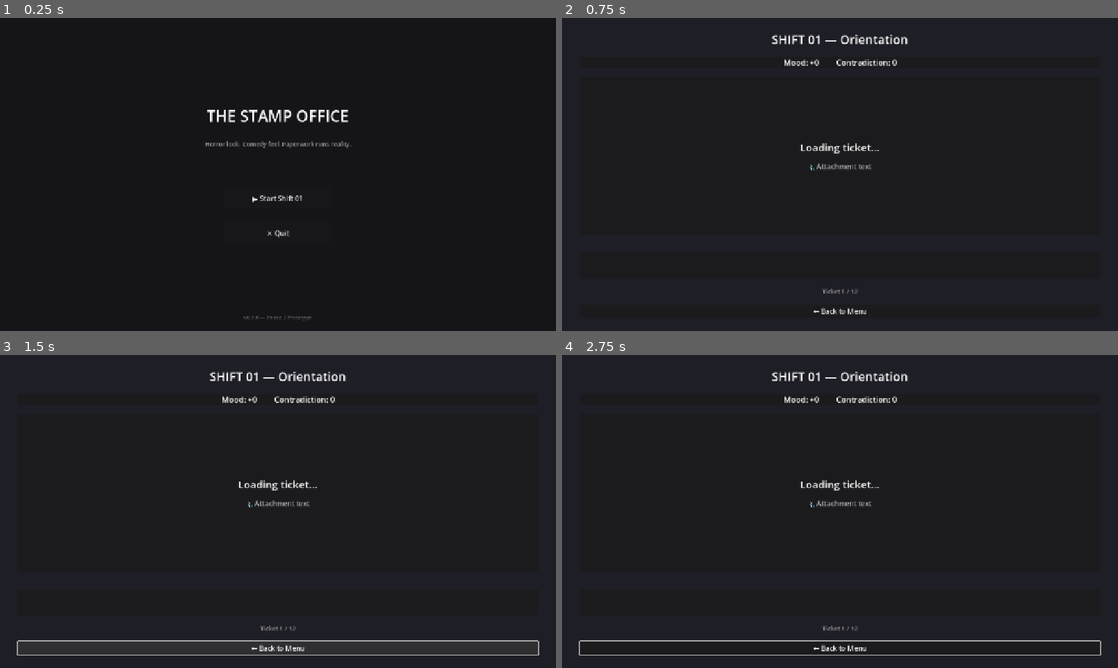
Above: before the commit, frames 1-4 (two rows, left to right).
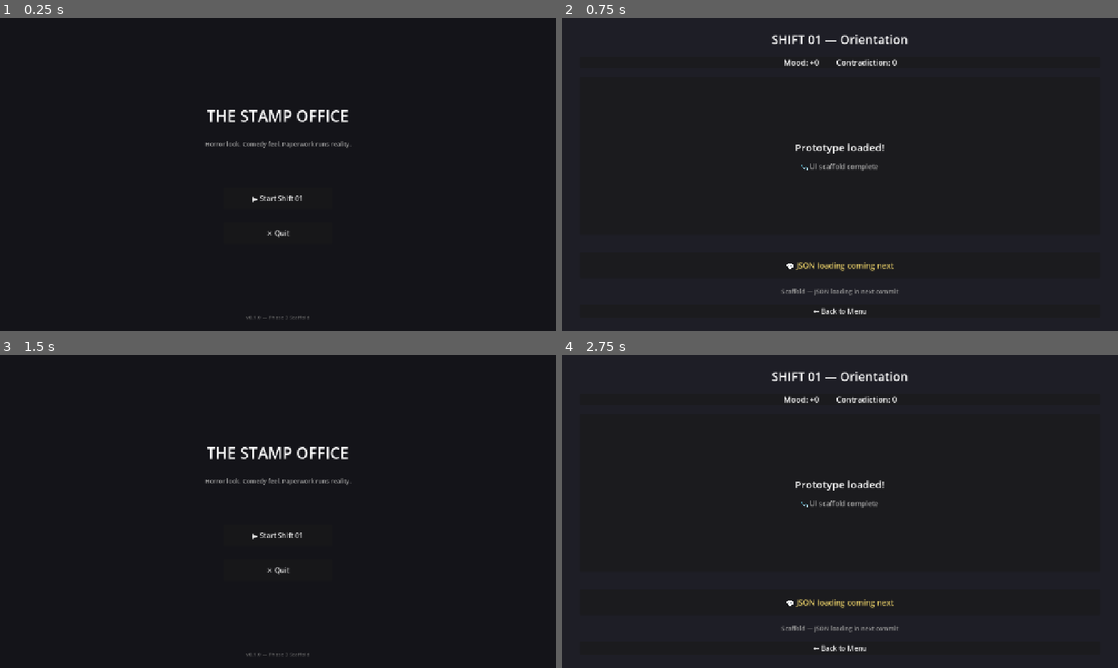
Above: after the commit, the same moments.

Repository: ThanhNguyxn/the-stamp-office
Game: Godot game, scene res://scenes/Main.tscn
Same seed, same stepped clock (60 frames per second), same inputs: the game is played once before the commit and once after it.
Inputs (mouse positions are in pixels of both pictures, inside the frame that each line leads up to):
- Up to frame 1 (0.25 s): no input
- Up to frame 2 (0.75 s): click "▶ Start Shift 01" at 0.5 s
- Up to frame 3 (1.5 s): click "← Back to Menu" at 1.25 s
- Up to frame 4 (2.75 s): click (840, 536) at 2 s, where only the run after the commit has a clickable "▶ Start Shift 01"

The runs differ from the first frame. In frame 1, less than 0.1% of the frame differs, in the area x 43-56%, y 95-97%; in frame 2, 0.8%; in frame 3, 6.4%, in the area x 3-97%, y 5-96%; in frame 4, 1.4%.
Error before the commit: Parse Error: Identifier "DataLoader" not declared in the current scope. (res://scripts/Shift.gd:24)

Commit message:
game: add godot scaffold

Diff:
--- a/game/scenes/Main.tscn
+++ b/game/scenes/Main.tscn
@@ -77,5 +77,5 @@
 grow_vertical = 0
 theme_override_font_sizes/font_size = 12
 theme_override_colors/font_color = Color(0.4, 0.4, 0.4, 1)
-text = "v0.1.0 — Phase 3 Prototype"
+text = "v0.1.0 — Phase 3 Scaffold"
 horizontal_alignment = 1
--- a/game/scenes/Shift.tscn
+++ b/game/scenes/Shift.tscn
@@ -65,7 +65,7 @@
 [node name="TicketText" type="Label" parent="VBoxContainer/TicketPanel/VBoxContainer"]
 layout_mode = 2
 theme_override_font_sizes/font_size = 24
-text = "Loading ticket..."
+text = "Prototype loaded!"
 horizontal_alignment = 1
 autowrap_mode = 2
 
@@ -73,7 +73,7 @@
 layout_mode = 2
 theme_override_font_sizes/font_size = 16
 theme_override_colors/font_color = Color(0.7, 0.7, 0.7, 1)
-text = "📎 Attachment text"
+text = "📎 Attachment placeholder"
 horizontal_alignment = 1
 autowrap_mode = 2
 
@@ -90,7 +90,7 @@
 layout_mode = 2
 theme_override_font_sizes/font_size = 18
 theme_override_colors/font_color = Color(0.9, 0.8, 0.4, 1)
-text = ""
+text = "💬 Toast placeholder"
 horizontal_alignment = 1
 vertical_alignment = 1
 autowrap_mode = 2
@@ -99,7 +99,7 @@
 layout_mode = 2
 theme_override_font_sizes/font_size = 14
 theme_override_colors/font_color = Color(0.6, 0.6, 0.6, 1)
-text = "Ticket 1 / 12"
+text = "Scaffold — JSON loading in next commit"
 horizontal_alignment = 1
 
 [node name="BackButton" type="Button" parent="VBoxContainer"]
--- a/game/scripts/Shift.gd
+++ b/game/scripts/Shift.gd
@@ -1,104 +1,23 @@
 extends Control
-## Shift - Handles the shift gameplay loop
+## Shift - Placeholder for shift gameplay
+## JSON loading will be added in next commit
 
 @onready var ticket_text_label: Label = $VBoxContainer/TicketPanel/VBoxContainer/TicketText
 @onready var attachment_label: Label = $VBoxContainer/TicketPanel/VBoxContainer/AttachmentText
-@onready var stamp_container: HBoxContainer = $VBoxContainer/StampContainer
 @onready var toast_label: Label = $VBoxContainer/ToastPanel/ToastText
 @onready var mood_label: Label = $VBoxContainer/MetersPanel/HBoxContainer/MoodLabel
 @onready var contradiction_label: Label = $VBoxContainer/MetersPanel/HBoxContainer/ContradictionLabel
-@onready var progress_label: Label = $VBoxContainer/ProgressLabel
 @onready var back_button: Button = $VBoxContainer/BackButton
-
-var tickets: Array = []
-var current_ticket_index: int = 0
-var mood: int = 0
-var contradiction: int = 0
 
 func _ready() -> void:
 	back_button.pressed.connect(_on_back_pressed)
-	back_button.visible = false
-	_load_shift()
 
-func _load_shift() -> void:
-	tickets = DataLoader.load_shift01()
-	if tickets.size() > 0:
-		_display_ticket(0)
-	else:
-		ticket_text_label.text = "No tickets found!"
-		attachment_label.text = "Check data path."
-
-func _display_ticket(index: int) -> void:
-	if index >= tickets.size():
-		_shift_complete()
-		return
-
-	current_ticket_index = index
-	var ticket = tickets[index]
-
-	# Display ticket info
-	ticket_text_label.text = ticket.get("text", "")
-	attachment_label.text = "📎 " + ticket.get("attachment", "")
-	progress_label.text = "Ticket %d / %d" % [index + 1, tickets.size()]
-
-	# Update meters
-	_update_meters()
-
-	# Clear old stamp buttons
-	for child in stamp_container.get_children():
-		child.queue_free()
-
-	# Create stamp buttons
-	var allowed_stamps = ticket.get("allowed_stamps", [])
-	for stamp in allowed_stamps:
-		var btn = Button.new()
-		btn.text = stamp
-		btn.custom_minimum_size = Vector2(120, 50)
-		btn.pressed.connect(_on_stamp_pressed.bind(stamp))
-		stamp_container.add_child(btn)
-
-	# Clear toast
-	toast_label.text = ""
-
-func _on_stamp_pressed(stamp: String) -> void:
-	var ticket = tickets[current_ticket_index]
-	var outcomes = ticket.get("outcomes", {})
-
-	if outcomes.has(stamp):
-		var outcome = outcomes[stamp]
-
-		# Get toast text
-		var toast_id = outcome.get("toast_id", "")
-		var toast_text = DataLoader.toast_text(toast_id)
-		toast_label.text = "💬 " + toast_text
-
-		# Apply deltas
-		mood += outcome.get("mood_delta", 0)
-		contradiction += outcome.get("contradiction_delta", 0)
-		_update_meters()
-
-		# Brief delay then next ticket
-		await get_tree().create_timer(1.5).timeout
-		_display_ticket(current_ticket_index + 1)
-	else:
-		toast_label.text = "⚠️ Invalid stamp!"
-
-func _update_meters() -> void:
-	mood_label.text = "Mood: %+d" % mood
-	contradiction_label.text = "Contradiction: %d" % contradiction
-
-func _shift_complete() -> void:
-	ticket_text_label.text = "SHIFT COMPLETE"
-	attachment_label.text = "Thank you for your service."
-	toast_label.text = "🎉 Shift 01 finished!"
-	progress_label.text = "Final Stats"
-
-	# Clear stamp buttons
-	for child in stamp_container.get_children():
-		child.queue_free()
-
-	# Show back button
-	back_button.visible = true
+	# Scaffold placeholder - shows that UI is working
+	ticket_text_label.text = "Prototype loaded!"
+	attachment_label.text = "📎 UI scaffold complete"
+	toast_label.text = "💬 JSON loading coming next"
+	mood_label.text = "Mood: +0"
+	contradiction_label.text = "Contradiction: 0"
 
 func _on_back_pressed() -> void:
 	get_tree().change_scene_to_file("res://scenes/Main.tscn")
Not shown, added: game/.gitignore
Not shown, changed: game/README.md
